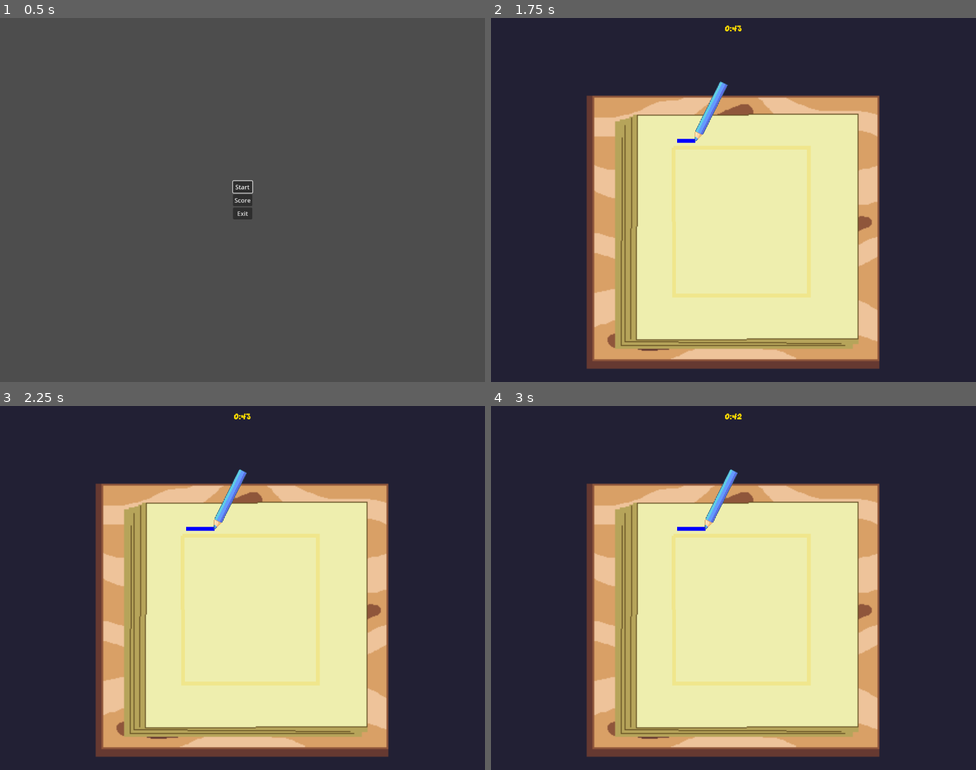
Above: before the commit, frames 1-4 (two rows, left to right).
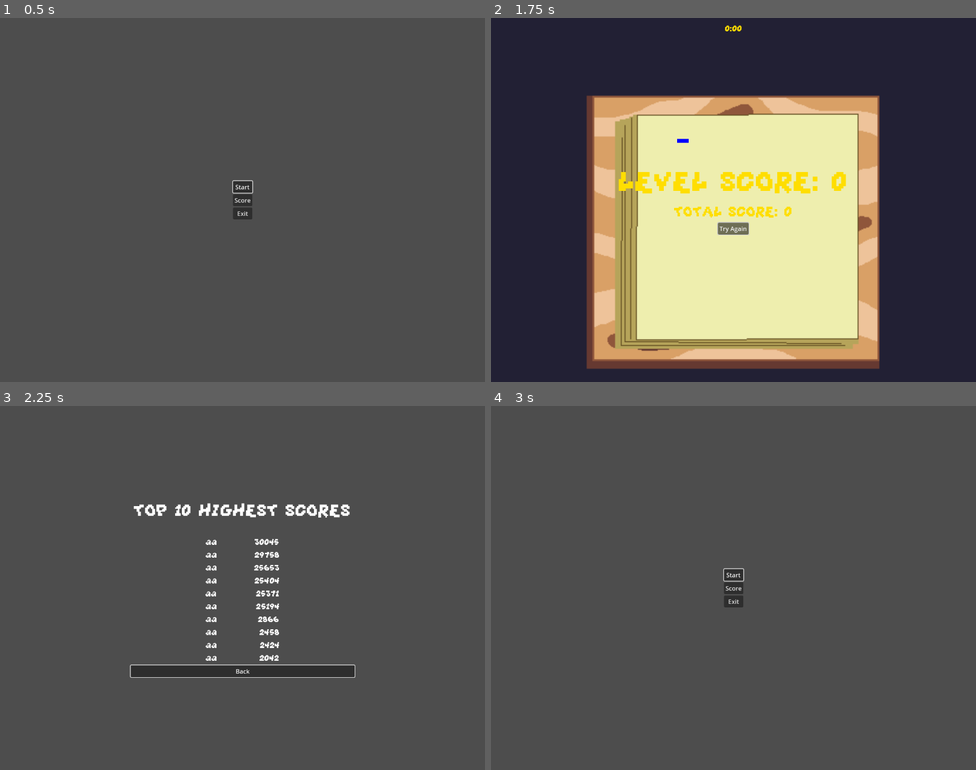
Above: after the commit, the same moments.

Repository: feliperieder/ultimate-color
Game: Godot game, scene res://Menus/Menu.tscn
The game is run twice, just before and just after one commit, with the same random seed, the same clock (stepped at 60 frames per second) and the same inputs.
Inputs (mouse positions are in pixels of both pictures, inside the frame that each line leads up to):
- Up to frame 1 (0.5 s): no input
- Up to frame 2 (1.75 s): click "Start" at 0.5 s; tap Enter at 1.25 s; hold Right (ui_right) from 1.28 s (still down); hold A (blue_color) from 1.28 s (still down)
- Up to frame 3 (2.25 s): release Right (ui_right) at 2 s; release A (blue_color) at 2 s; click (242, 617) at 2 s, where only the run after the commit has a clickable "Try Again"
- Up to frame 4 (3 s): click (733, 671) at 2.75 s, where only the run after the commit has a clickable "Back"

Frame 1 is identical in both runs. In frame 2, 3.4% of the frame differs, in the area x 26-74%, y 2-77%; in frame 3, 100%, in the area x 0-100%, y 0-100%; in frame 4, 100%.

Commit message:
First Level

Diff:
--- a/Levels/level1.tscn
+++ b/Levels/level1.tscn
@@ -1,20 +1,29 @@
-[gd_scene load_steps=6 format=3 uid="uid://eg0hnbimq14t"]
+[gd_scene load_steps=7 format=3 uid="uid://dvgpwovn1coao"]
 
-[ext_resource type="Script" path="res://main.gd" id="1_temqf"]
-[ext_resource type="PackedScene" uid="uid://dc6x4phax06m5" path="res://Timer/Timer.tscn" id="2_d1bxa"]
-[ext_resource type="PackedScene" uid="uid://d1usyydica8j" path="res://Players/player_test.tscn" id="3_kwe4w"]
-[ext_resource type="PackedScene" uid="uid://cpencn7rbua8f" path="res://Players/drawing.tscn" id="4_jywk1"]
-[ext_resource type="PackedScene" uid="uid://b5et3exwbxfh8" path="res://level_line.tscn" id="5_pt0q4"]
+[ext_resource type="Script" path="res://main.gd" id="1_ns2qd"]
+[ext_resource type="Texture2D" uid="uid://df7m0h1pa775j" path="res://Art/BG/bg_AZUL.png" id="2_idswf"]
+[ext_resource type="PackedScene" uid="uid://b5et3exwbxfh8" path="res://level_line.tscn" id="3_wldcm"]
+[ext_resource type="PackedScene" uid="uid://dc6x4phax06m5" path="res://Timer/Timer.tscn" id="4_w6k7w"]
+[ext_resource type="PackedScene" uid="uid://d1usyydica8j" path="res://Players/player_test.tscn" id="5_4bgaw"]
+[ext_resource type="PackedScene" uid="uid://cpencn7rbua8f" path="res://Players/drawing.tscn" id="6_n5uim"]
 
-[node name="Level1" type="Node2D"]
-script = ExtResource("1_temqf")
+[node name="Main" type="Node2D"]
+script = ExtResource("1_ns2qd")
 level = 1
 
-[node name="Timer" parent="." instance=ExtResource("2_d1bxa")]
+[node name="BgAzul" type="Sprite2D" parent="."]
+position = Vector2(640, 480)
+scale = Vector2(2.5, 2.5)
+texture = ExtResource("2_idswf")
 
-[node name="PlayerTest" parent="." instance=ExtResource("3_kwe4w")]
+[node name="Timer" parent="." instance=ExtResource("4_w6k7w")]
+timer_time = 45
 
-[node name="Drawing" parent="." instance=ExtResource("4_jywk1")]
+[node name="PlayerTest" parent="." instance=ExtResource("5_4bgaw")]
+position = Vector2(494, 324)
 
-[node name="LevelLine" parent="." instance=ExtResource("5_pt0q4")]
-points = PackedVector2Array(159, 69, 160, 373, 525, 370, 161, 69)
+[node name="Drawing" parent="." instance=ExtResource("6_n5uim")]
+
+[node name="LevelLine" parent="." instance=ExtResource("3_wldcm")]
+points = PackedVector2Array(470, 330, 470, 740, 880, 740, 470, 330)
+color = "blue"
--- a/Menus/score_menu.gd
+++ b/Menus/score_menu.gd
@@ -3,24 +3,31 @@
 @onready var score_label = $CanvasLayer/VBoxContainer/LevelScore as Label
 @onready var total_score_label = $CanvasLayer/VBoxContainer/TotalScore as Label
 @onready var button = $CanvasLayer/VBoxContainer/Button as Button
+const MENU_PATH = "res://Menus/HighScoreMenu.tscn"
 
 var score
 var level
 var next_level
 
 const MINIMUM_SCORE = 7000
+const LAST_LEVEL = 1
 
 # Called when the node enters the scene tree for the first time.
 func _ready() -> void:
-	score_label.text = str("LEVEL SCORE: ", score)
+	score_label.text = str("LEVEL SCORE: ", score,)
 	total_score_label.text = str("TOTAL SCORE: ", ScoreSystem.total_score)
 
-	if score >= MINIMUM_SCORE:
+	if score >= MINIMUM_SCORE and level < LAST_LEVEL:
 		button.text = "Next Level"
 		next_level = "res://Levels/level%s.tscn"%[level+1]
 	elif score < MINIMUM_SCORE:
 		button.text = "Try Again"
-		next_level = "res://Menus/high_score_menu.gd"
+		next_level = MENU_PATH
+	elif score >= MINIMUM_SCORE and level == LAST_LEVEL:
+		score_label.text = str("LEVEL SCORE: ", score, "\nYOU BEAT THE GAME!!!")
+		button.text = "Back to Menu"
+		next_level = MENU_PATH
+	print(next_level)
 	button.grab_focus()
 
 
@@ -30,6 +37,6 @@
 
 
 func _on_button_pressed() -> void:
-	if button.text == "Try Again":
+	if button.text == "Try Again" or level == LAST_LEVEL:
 		ScoreSystem.resetScore()
 	get_tree().change_scene_to_file(next_level)
--- a/main.gd
+++ b/main.gd
@@ -1,7 +1,5 @@
 extends Node2D
 var points
-
-const LAST_LEVEL = 1
 
 @onready var background = $LevelLine as Line2D
 @onready var clock = $Timer as Node2D
@@ -11,7 +9,6 @@
 @export var level = 0
 
 const SCORE_MENU_PATH = preload("res://Menus/Score Menu.tscn")
-
 
 # Called when the node enters the scene tree for the first time.
 func _ready() -> void:
--- a/main.tscn
+++ b/main.tscn
@@ -21,7 +21,7 @@
 color = "yellow"
 
 [node name="Timer" parent="." instance=ExtResource("1_4rcma")]
-timer_time = 45
+timer_time = 1
 
 [node name="PlayerTest" parent="." instance=ExtResource("2_b3ych")]
 position = Vector2(494, 324)
Not shown, changed: ScoreSave/save_data.txt
